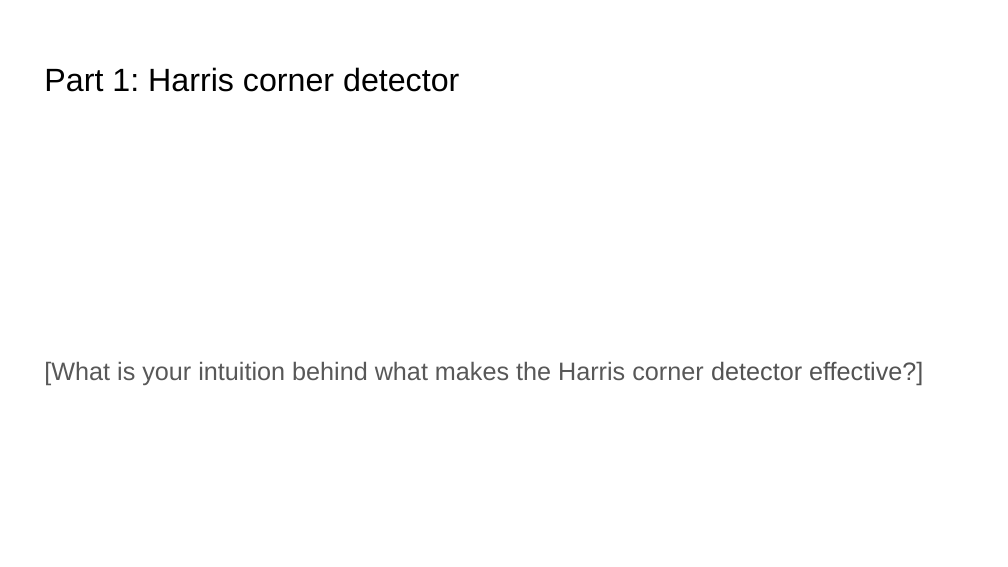
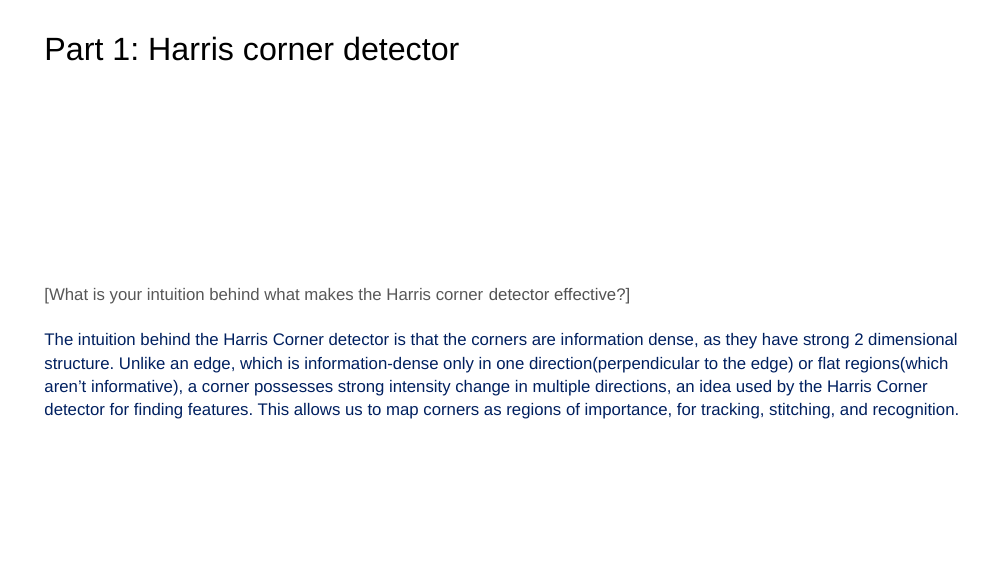
Before and after one commit to aashutoshav/Computer-Vision-Project-2, a slide deck: slide 8 of docs/proj2_report.pptx. Drawn at 1008x567 pixels with LibreOffice and Linux fonts; fonts in the diff are those of the drawing; grey boxes stand for pictures. Boxes give left, top, right and bottom in pixels: in the first picture for what was removed or moved away, otherwise in the second. Text is boxed around its words. In the diff, an @@ line names an element or a change of style, - is before the commit and + after.

```diff
--- a/docs/proj2_report.pptx
+++ b/docs/proj2_report.pptx
@@ title "Part 1: Harris corner detector": place and size @@
-title "Part 1: Harris corner detector" at (44,67,459,92)
+title "Part 1: Harris corner detector" at (44,36,459,61)
@@ text "[What is your intuition behind ...": place and size @@
-text "[What is your intuition behind ..." at (44,361,923,386)
+text "[What is your intuition behind ..." at (44,288,960,419)
@@ text at (44,288,630,304): size 18 to 12 pt in "[What is your intuition behind what makes ..." @@
@@ text at (44,333,960,419): paragraph added @@
+The intuition behind the Harris Corner detector is that the corners are information dense, as they have strong 2 dimensional structure. Unlike an edge, which is information-dense only in one direction(perpendicular to the edge) or flat regions(which aren’t informative), a corner possesses strong intensity change in multiple directions, an idea used by the Harris Corner detector for finding features. This allows us to map corners as regions of importance, for tracking, stitching, and recognition.
```
Also in this commit, not shown: 13 other slides changed, 8 other files.
